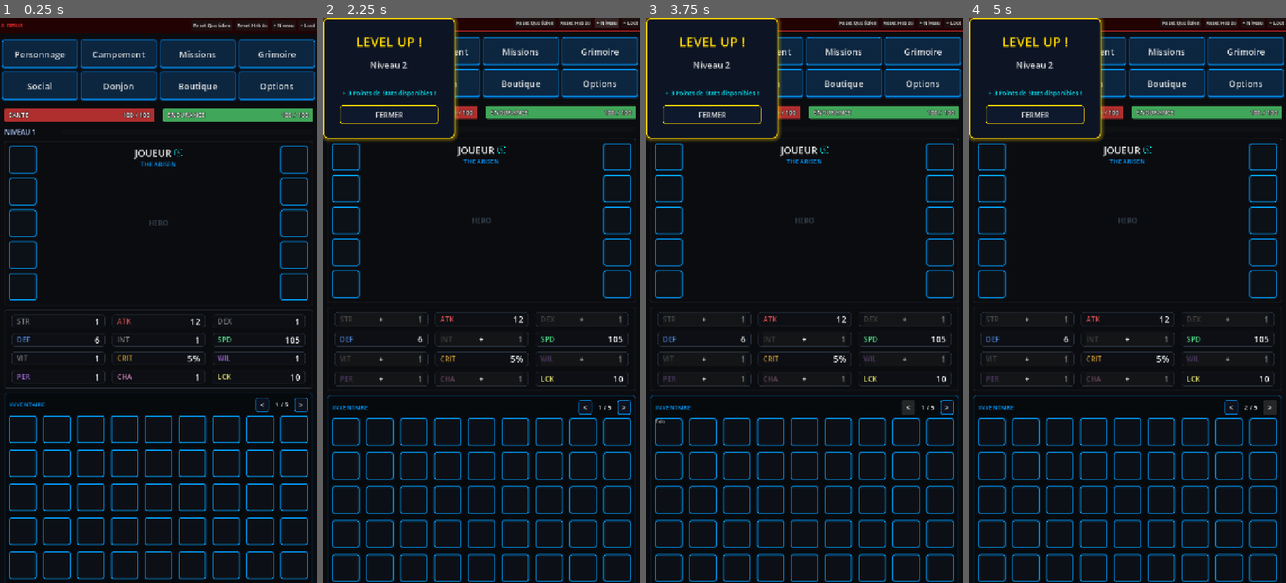
Above: before the commit, frames 1-4 (left to right).
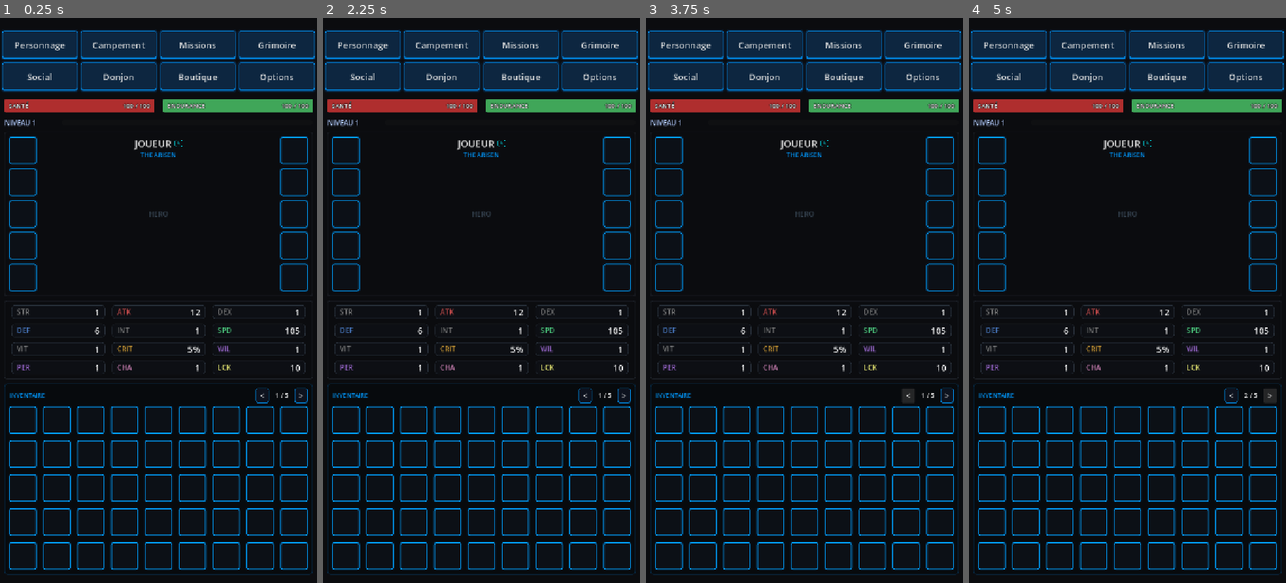
Above: after the commit, the same moments.

Repository: Argoht/Jeu
Game: Godot game, scene res://Scenes/main_scene.tscn
Same seed, same stepped clock (60 frames per second), same inputs: the game is played once before the commit and once after it. This scene is started directly instead of the project's main scene.
Inputs (mouse positions are in pixels of both pictures, inside the frame that each line leads up to):
- Up to frame 1 (0.25 s): no input
- Up to frame 2 (2.25 s): click (535, 23) at 0.5 s, where only the run before the commit has a clickable "Reset Quotidien"; click (576, 23) at 1.25 s, where only the run before the commit has a clickable "Reset Hebdo"; click (608, 23) at 2 s, where only the run before the commit has a clickable "+ Niveau"
- Up to frame 3 (3.75 s): click (953, 23) at 2.75 s, where only the run before the commit has a clickable "+ Loot"; click "<" at 3.5 s
- Up to frame 4 (5 s): click ">" at 4.25 s

The runs differ from the first frame. In frame 1, 20% of the frame differs, in the area x 0-100%, y 0-100%; in frame 2, 21%; in frame 3, 21%; in frame 4, 21%.

Commit message:
feat(ui): icônes d'équipement + popup détails item + retrait debug
Slots d'inventaire :
- Chaque slot peuplé devient un Button cliquable (flat, expand fill)
- Glyphe Unicode selon le type : ⚔ weapon, 🛡 armor, 💍 accessory
  (placeholders en attendant les sprites)
- Police 22, couleur = palette rareté
- Tap → _popup_manager.show_item_details(item)

PopupManager :
- Nouveau popup "détails item" construit en _ready
- show_item_details(item) :
  - Bordure du panneau colorée selon la rareté (StyleBoxFlat dynamique)
  - Nom (grand, couleur rareté), Type (Arme/Armure/Accessoire),
    Rareté traduite, Puissance, liste des stat bonuses (+X STR…)
- Helpers privés _rarity_color / _rarity_label / _type_label
- _make_popup_base retourne désormais 4 éléments (ajout du
  StyleBoxFlat du panneau pour changer la bordure dynamiquement)

Suppression de la barre debug :
- Plus de _build_debug_bar(), plus d'appel en _ready
- Les boutons Reset/Niveau/Loot disparaissent de l'UI
- Les méthodes debug_* restent dans GlobalEngine (accessibles via console)

https://claude.ai/code/session_01CuJaL9TVQ1fesnvw1isV6T

Diff:
--- a/jeu/Scripts/MainScene.gd
+++ b/jeu/Scripts/MainScene.gd
@@ -70,8 +70,6 @@
 	GlobalEngine.inventory_changed.connect(update_inventory_display)
 	update_ui()
 
-	_build_debug_bar()
-
 # ── Navigation ────────────────────────────────────────────────────────────────
 
 func _on_nav_pressed(tab_name: String) -> void:
@@ -143,13 +141,15 @@
 		var item_idx := start_idx + i
 		if item_idx < GlobalEngine.inventory.size():
 			var item: Dictionary = GlobalEngine.inventory[item_idx]
-			var lbl := Label.new()
-			lbl.text = item["name"].substr(0, 5)
-			lbl.horizontal_alignment = HORIZONTAL_ALIGNMENT_CENTER
-			lbl.vertical_alignment   = VERTICAL_ALIGNMENT_CENTER
-			lbl.add_theme_font_size_override("font_size", 10)
-			lbl.add_theme_color_override("font_color", _rarity_color(item.get("rarity", "common")))
-			slot.add_child(lbl)
+			var btn := Button.new()
+			btn.text = _type_icon(item.get("type", ""))
+			btn.flat = true
+			btn.size_flags_horizontal = Control.SIZE_EXPAND_FILL
+			btn.size_flags_vertical   = Control.SIZE_EXPAND_FILL
+			btn.add_theme_font_size_override("font_size", 22)
+			btn.add_theme_color_override("font_color", _rarity_color(item.get("rarity", "common")))
+			btn.pressed.connect(_popup_manager.show_item_details.bind(item))
+			slot.add_child(btn)
 
 ## Couleur d'affichage par rareté (aligné sur ItemData.get_rarity_color).
 func _rarity_color(rarity: String) -> Color:
@@ -160,6 +160,14 @@
 		"legendary": return Color("#ffd700")
 		"mythic":    return Color("#ff4444")
 	return Color("#aaaaaa")
+
+## Glyphe Unicode représentant le type d'objet (placeholder en attendant les sprites).
+func _type_icon(item_type: String) -> String:
+	match item_type:
+		"weapon":    return "⚔"
+		"armor":     return "🛡"
+		"accessory": return "💍"
+	return "◆"
 
 # ── Rename button ─────────────────────────────────────────────────────────────
 
@@ -191,49 +199,3 @@
 	btn.add_theme_stylebox_override("normal", s)
 	btn.pressed.connect(_popup_manager.show_rename)
 	hbox.add_child(btn)
-
-# ── Debug bar ─────────────────────────────────────────────────────────────────
-
-func _build_debug_bar() -> void:
-	var style := StyleBoxFlat.new()
-	style.bg_color = Color(0.15, 0.0, 0.0, 0.85)
-	style.border_width_bottom = 1
-	style.border_color = Color("#ff3333")
-
-	var panel := PanelContainer.new()
-	panel.size_flags_horizontal = Control.SIZE_EXPAND_FILL
-	panel.add_theme_stylebox_override("panel", style)
-
-	var margin := MarginContainer.new()
-	for side in ["margin_left", "margin_right", "margin_top", "margin_bottom"]:
-		margin.add_theme_constant_override(side, 6)
-	panel.add_child(margin)
-
-	var bar := HBoxContainer.new()
-	bar.add_theme_constant_override("separation", 6)
-	margin.add_child(bar)
-
-	var lbl := Label.new()
-	lbl.text = "⚙ DEBUG"
-	lbl.add_theme_color_override("font_color", Color("#ff3333"))
-	lbl.add_theme_font_size_override("font_size", 11)
-	bar.add_child(lbl)
-
-	var spacer := Control.new()
-	spacer.size_flags_horizontal = Control.SIZE_EXPAND_FILL
-	bar.add_child(spacer)
-
-	for btn_data in [
-		["Reset Quotidien", func(): GlobalEngine.debug_reset_daily()],
-		["Reset Hebdo",     func(): GlobalEngine.debug_reset_weekly()],
-		["+ Niveau",        func(): GlobalEngine.debug_add_level()],
-		["+ Loot",          func(): GlobalEngine.debug_add_loot()],
-	]:
-		var b := Button.new()
-		b.text = btn_data[0]
-		b.add_theme_font_size_override("font_size", 11)
-		b.pressed.connect(btn_data[1])
-		bar.add_child(b)
-
-	$VBox.add_child(panel)
-	$VBox.move_child(panel, 0)
--- a/jeu/Scripts/UI/PopupManager.gd
+++ b/jeu/Scripts/UI/PopupManager.gd
@@ -16,6 +16,7 @@
 var _mission_popup: Control
 var _fail_popup:    Control
 var _rename_popup:  Control
+var _item_popup:    Control
 
 var _lvl_num_label:   Label
 var _miss_xp_label:   Label
@@ -23,6 +24,13 @@
 var _fail_hp_label:   Label
 var _rename_input:    LineEdit
 
+var _item_name_label:   Label
+var _item_type_label:   Label
+var _item_rarity_label: Label
+var _item_power_label:  Label
+var _item_stats_vbox:   VBoxContainer
+var _item_border_style: StyleBoxFlat   # change de couleur selon la rareté
+
 # ── Lifecycle ─────────────────────────────────────────────────────────────────
 
 func _ready() -> void:
@@ -34,11 +42,13 @@
 	_mission_popup = _build_mission_popup()
 	_fail_popup    = _build_fail_popup()
 	_rename_popup  = _build_rename_popup()
+	_item_popup    = _build_item_details_popup()
 
 	add_child(_lvl_popup)
 	add_child(_mission_popup)
 	add_child(_fail_popup)
 	add_child(_rename_popup)
+	add_child(_item_popup)
 
 	GlobalEngine.leveled_up.connect(show_level_up)
 	GlobalEngine.mission_completed.connect(show_mission_complete)
@@ -68,6 +78,64 @@
 	_rename_input.select_all()
 	_rename_popup.show()
 	_rename_input.grab_focus()
+
+## Displays full info for an item: name, rarity, type, power, stat bonuses.
+func show_item_details(item: Dictionary) -> void:
+	var rarity: String = item.get("rarity", "common")
+	var rarity_color: Color = _rarity_color(rarity)
+
+	_item_border_style.border_color = rarity_color
+	_item_border_style.shadow_color = Color(rarity_color.r, rarity_color.g, rarity_color.b, 0.35)
+
+	_item_name_label.text = String(item.get("name", "?")).to_upper()
+	_item_name_label.add_theme_color_override("font_color", rarity_color)
+
+	_item_type_label.text = _type_label(item.get("type", ""))
+
+	_item_rarity_label.text = _rarity_label(rarity)
+	_item_rarity_label.add_theme_color_override("font_color", rarity_color)
+
+	_item_power_label.text = "Puissance : %d" % int(item.get("base_power", 0))
+
+	# Reconstruit la liste des stat bonuses
+	for c in _item_stats_vbox.get_children(): c.queue_free()
+	var bonuses: Dictionary = item.get("stat_bonuses", {})
+	for stat_key in bonuses:
+		var line := Label.new()
+		line.text = "+ %d %s" % [int(bonuses[stat_key]), String(stat_key).to_upper()]
+		line.horizontal_alignment = HORIZONTAL_ALIGNMENT_CENTER
+		line.add_theme_color_override("font_color", Color("#00ff88"))
+		line.add_theme_font_size_override("font_size", 14)
+		_item_stats_vbox.add_child(line)
+
+	_item_popup.show()
+
+# ── Helpers ───────────────────────────────────────────────────────────────────
+
+func _rarity_color(rarity: String) -> Color:
+	match rarity:
+		"common":    return Color("#aaaaaa")
+		"rare":      return Color("#00f2ff")
+		"epic":      return Color("#cc44ff")
+		"legendary": return Color("#ffd700")
+		"mythic":    return Color("#ff4444")
+	return Color("#aaaaaa")
+
+func _rarity_label(rarity: String) -> String:
+	match rarity:
+		"common":    return "Commun"
+		"rare":      return "Rare"
+		"epic":      return "Épique"
+		"legendary": return "Légendaire"
+		"mythic":    return "Mythique"
+	return rarity.capitalize()
+
+func _type_label(item_type: String) -> String:
+	match item_type:
+		"weapon":    return "Arme"
+		"armor":     return "Armure"
+		"accessory": return "Accessoire"
+	return item_type.capitalize()
 
 # ── Popup builders ────────────────────────────────────────────────────────────
 
@@ -122,7 +190,9 @@
 	btn_style.content_margin_left  = 30; btn_style.content_margin_right = 30
 	btn_style.content_margin_top   = 10; btn_style.content_margin_bottom = 10
 
-	return [overlay, vbox, btn_style]
+	# 4e élément: le StyleBoxFlat du panneau, utile pour changer la bordure
+	# dynamiquement (ex: popup détails item selon la rareté).
+	return [overlay, vbox, btn_style, style]
 
 func _build_level_up_popup() -> Control:
 	var parts     := _make_popup_base(Color("#ffd700"))
@@ -295,3 +365,52 @@
 		GlobalEngine.stats_updated.emit()
 		player_renamed.emit(new_name)
 	overlay.hide()
+
+func _build_item_details_popup() -> Control:
+	# La couleur de bordure initiale est neutre ; show_item_details la modifie
+	# selon la rareté de l'item affiché.
+	var parts := _make_popup_base(Color("#aaaaaa"))
+	var overlay   := parts[0] as Control
+	var vbox      := parts[1] as VBoxContainer
+	var btn_style := parts[2] as StyleBoxFlat
+	_item_border_style = parts[3] as StyleBoxFlat
+
+	_item_name_label = Label.new()
+	_item_name_label.horizontal_alignment = HORIZONTAL_ALIGNMENT_CENTER
+	_item_name_label.add_theme_font_size_override("font_size", 22)
+	_item_name_label.autowrap_mode = TextServer.AUTOWRAP_WORD
+	vbox.add_child(_item_name_label)
+
+	vbox.add_child(HSeparator.new())
+
+	_item_type_label = Label.new()
+	_item_type_label.horizontal_alignment = HORIZONTAL_ALIGNMENT_CENTER
+	_item_type_label.add_theme_color_override("font_color", Color(0.75, 0.75, 0.75))
+	_item_type_label.add_theme_font_size_override("font_size", 13)
+	vbox.add_child(_item_type_label)
+
+	_item_rarity_label = Label.new()
+	_item_rarity_label.horizontal_alignment = HORIZONTAL_ALIGNMENT_CENTER
+	_item_rarity_label.add_theme_font_size_override("font_size", 13)
+	vbox.add_child(_item_rarity_label)
+
+	vbox.add_child(HSeparator.new())
+
+	_item_power_label = Label.new()
+	_item_power_label.horizontal_alignment = HORIZONTAL_ALIGNMENT_CENTER
+	_item_power_label.add_theme_color_override("font_color", Color("#ffd700"))
+	_item_power_label.add_theme_font_size_override("font_size", 16)
+	vbox.add_child(_item_power_label)
+
+	_item_stats_vbox = VBoxContainer.new()
+	_item_stats_vbox.add_theme_constant_override("separation", 4)
+	vbox.add_child(_item_stats_vbox)
+
+	var btn := Button.new()
+	btn.text = "FERMER"
+	btn.add_theme_stylebox_override("normal", btn_style)
+	btn.pressed.connect(overlay.hide)
+	vbox.add_child(btn)
+
+	overlay.hide()
+	return overlay
